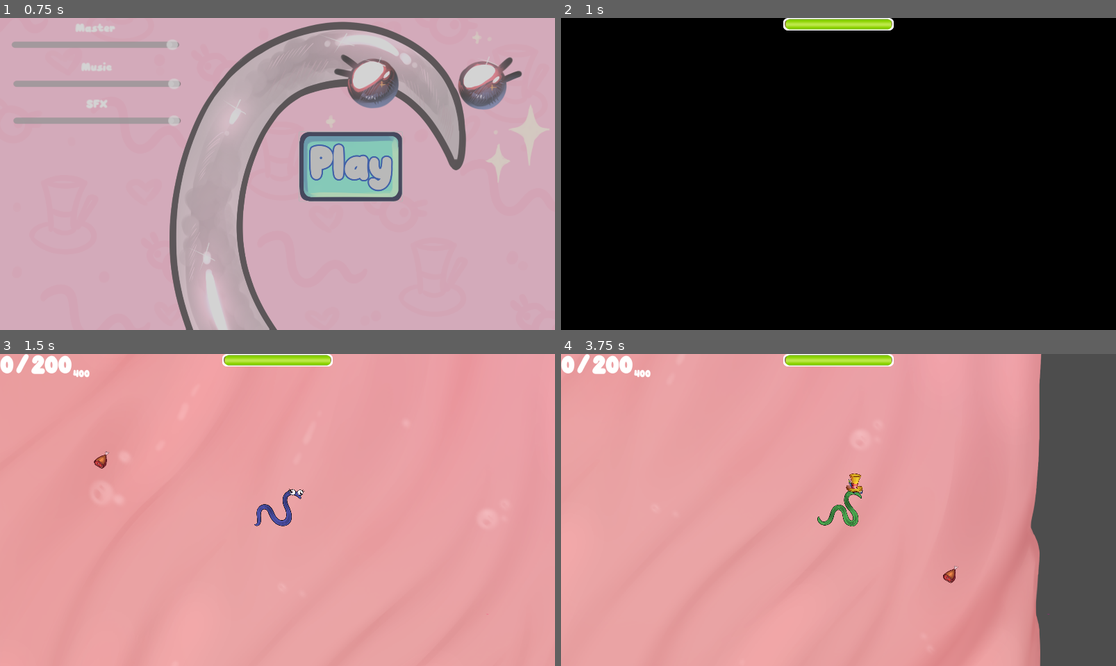
Above: before the commit, frames 1-4 (two rows, left to right).
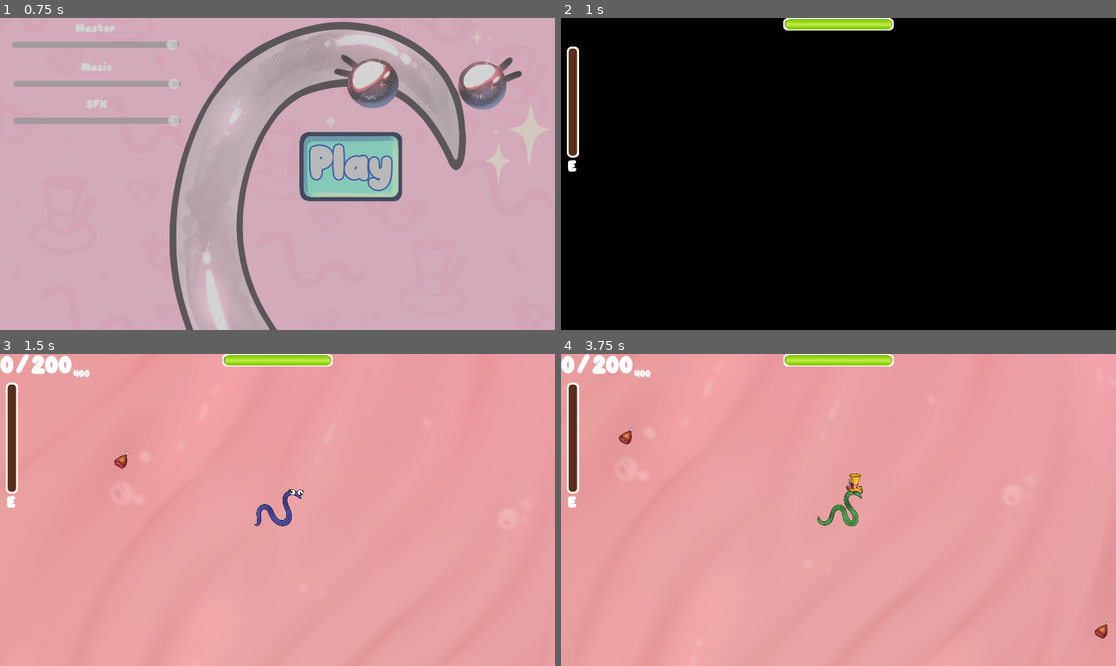
Above: after the commit, the same moments.

Repository: Arsen-PhylJoy/Godot-Wild-Jam-67-AY
Game: Godot game, scene res://levels/game/main_menu.tscn
Same seed, same stepped clock (60 frames per second), same inputs: the game is played once before the commit and once after it.
Inputs:
- Up to frame 1 (0.75 s): click "Play" at 0.5 s
- Up to frame 2 (1 s): no input
- Up to frame 3 (1.5 s): hold D (Move_Right) from 1.28 s (still down); tap Space (change_silliness) at 1.35 s
- Up to frame 4 (3.75 s): tap E (ability_use, bound only after the commit) at 1.55, 2.1, 3.05 s; release D (Move_Right) at 2.03 s; hold S (Move_Down) 2.03-2.78 s; tap Space (change_silliness) at 2.3, 3.6 s; hold D (Move_Right) 2.78-3.53 s; tap Shift (change_color) at 2.85 s; hold W (Move_Up) from 3.53 s (still down)

Frame 1 is identical in both runs. In frame 2, 0.8% of the frame differs, in the area x 1-4%, y 9-50%; in frame 3, 1.0%; in frame 4, 16%, in the area x 1-100%, y 0-100%.

Commit message:
super_ability

Diff:
--- a/levels/game/game_level.gd
+++ b/levels/game/game_level.gd
@@ -16,7 +16,7 @@
 	set(value):
 		next_limit_changed.emit(value)
 		_next_limit = value
-var _index_of_current_limit: int = 0
+var _index_of_current_limit: int = 1
 var food_ps: PackedScene = preload("res://scenes/items/food.tscn")
 
 func _ready() -> void:
@@ -29,9 +29,9 @@
 			food.global_position =  i.global_position
 
 func _update_current_points(_value: int)->void:
-	if(_index_of_current_limit+1 > limits.size() and Score.score >= _current_limit ):
+	if(_index_of_current_limit+2 > limits.size() and Score.score >= _current_limit ):
 		LevelManager.load_level("res://levels/game/main_menu.tscn")
-	elif(_index_of_current_limit+2 > limits.size() and Score.score >= _current_limit ):
+	elif(_index_of_current_limit+3 > limits.size() and Score.score >= _current_limit ):
 		_current_limit = limits[_index_of_current_limit+1]
 		_next_limit = 0
 		_score_ui.set_limits(_current_limit,_next_limit)
--- a/levels/game/game_level.tscn
+++ b/levels/game/game_level.tscn
@@ -30,7 +30,6 @@
 
 [node name="Player" parent="." instance=ExtResource("3_br51k")]
 position = Vector2(-1, -3)
-export_speed = 500.0
 
 [node name="Camera2D" type="Camera2D" parent="Player"]
 
--- a/project.godot
+++ b/project.godot
@@ -62,12 +62,19 @@
 "deadzone": 0.5,
 "events": [Object(InputEventKey,"resource_local_to_scene":false,"resource_name":"","device":-1,"window_id":0,"alt_press …(182 unchanged characters)…
 , Object(InputEventKey,"resource_local_to_scene":false,"resource_name":"","device":-1,"window_id":0,"alt_pressed":false,"shift_pressed":false,"ctrl_pressed":false,"meta_pressed":false,"pressed":false,"keycode":0,"physical_keycode":4194319,"key_label":0,"unicode":0,"echo":false,"script":null)
+, Object(InputEventMouseButton,"resource_local_to_scene":false,"resource_name":"","device":-1,"window_id":0,"alt_pressed":false,"shift_pressed":false,"ctrl_pressed":false,"meta_pressed":false,"button_mask":1,"position":Vector2(264, 24),"global_position":Vector2(268, 65),"factor":1.0,"button_index":1,"canceled":false,"pressed":true,"double_click":false,"script":null)
 ]
 }
 change_silliness={
 "deadzone": 0.5,
 "events": [Object(InputEventKey,"resource_local_to_scene":false,"resource_name":"","device":-1,"window_id":0,"alt_pressed":false,"shift_pressed":false,"ctrl_pressed":false,"meta_pressed":false,"pressed":false,"keycode":0,"physical_keycode":32,"key_label":0,"unicode":32,"echo":false,"script":null)
 , Object(InputEventKey,"resource_local_to_scene":false,"resource_name":"","device":-1,"window_id":0,"alt_pressed":false,"shift_pressed":false,"ctrl_pressed":false,"meta_pressed":false,"pressed":false,"keycode":0,"physical_keycode":4194321,"key_label":0,"unicode":0,"echo":false,"script":null)
+, Object(InputEventMouseButton,"resource_local_to_scene":false,"resource_name":"","device":-1,"window_id":0,"alt_pressed":false,"shift_pressed":false,"ctrl_pressed":false,"meta_pressed":false,"button_mask":2,"position":Vector2(115, 11),"global_position":Vector2(119, 52),"factor":1.0,"button_index":2,"canceled":false,"pressed":true,"double_click":false,"script":null)
+]
+}
+ability_use={
+"deadzone": 0.5,
+"events": [Object(InputEventKey,"resource_local_to_scene":false,"resource_name":"","device":-1,"window_id":0,"alt_pressed":false,"shift_pressed":false,"ctrl_pressed":false,"meta_pressed":false,"pressed":false,"keycode":0,"physical_keycode":69,"key_label":0,"unicode":101,"echo":false,"script":null)
 ]
 }
 
@@ -81,3 +88,4 @@
 
 renderer/rendering_method="gl_compatibility"
 renderer/rendering_method.mobile="gl_compatibility"
+environment/defaults/default_clear_color=Color(0, 0, 0, 1)
--- a/resources/set_of_features.gd
+++ b/resources/set_of_features.gd
@@ -2,21 +2,19 @@
 extends Resource
 
 enum EColor {RED, BLUE, GREEN}
-const PEC1: CompressedTexture2D = preload("res://assets/graphic/sillinesses/silly_1.png")
-const PEC2: CompressedTexture2D = preload("res://assets/graphic/sillinesses/silly_2.png")
-const PEC3: CompressedTexture2D = preload("res://assets/graphic/sillinesses/silly_3.png")
+enum ESilliness {HAT,EYES,MOUSTACHE}
 
 @export var color: EColor:
 	set(value):
 		color = value
 	get:
 		return color
-@export var silliness_texture: CompressedTexture2D:
+@export var silliness: ESilliness:
 	set(value):
-		if(value == PEC1 or value == PEC2 or value == PEC3):
-			silliness_texture = value
+		if(value == ESilliness.HAT or value == ESilliness.EYES or value == ESilliness.MOUSTACHE):
+			silliness = value
 	get:
-		return silliness_texture
+		return silliness
 
 func next_color()->void:
 	if(color == EColor.RED):
@@ -27,15 +25,15 @@
 		color = EColor.RED
 
 func next_silliness()->void:
-	if(silliness_texture == PEC1):
-		silliness_texture = PEC2
-	elif(silliness_texture == PEC2):
-		silliness_texture = PEC3
-	elif(silliness_texture == PEC3):
-		silliness_texture = PEC1
+	if(silliness == ESilliness.HAT):
+		silliness = ESilliness.EYES
+	elif(silliness == ESilliness.EYES):
+		silliness = ESilliness.MOUSTACHE
+	elif(silliness == ESilliness.MOUSTACHE):
+		silliness = ESilliness.HAT
 
 func randomize_peculiarities()->void:
 	var color_array: Array[EColor] = [EColor.RED,EColor.BLUE,EColor.GREEN]
-	var pec_array: Array[CompressedTexture2D] = [PEC1,PEC2,PEC3]
+	var pec_array: Array[ESilliness] = [ESilliness.HAT, ESilliness.EYES, ESilliness.MOUSTACHE]
 	color =  color_array.pick_random()
-	silliness_texture = pec_array.pick_random()
+	silliness = pec_array.pick_random()
--- a/scenes/enemy/enemy.gd
+++ b/scenes/enemy/enemy.gd
@@ -7,7 +7,6 @@
 @export var big_reward: int = 25
 @export var small_reward: int = 10
 @export var _self: CharacterBody2D
-@export var _silliness_sprite: Sprite2D
 @export var _enemy_sprite: Sprite2D
 @export var _silliness_sprite_hat: Sprite2D
 @export var _silliness_sprite_eyes: Sprite2D
@@ -35,15 +34,15 @@
 		_enemy_sprite.modulate = Color.BLUE
 	elif(peculiarities.color == peculiarities.EColor.GREEN):
 		_enemy_sprite.modulate = Color.GREEN
-	if(peculiarities.silliness_texture == peculiarities.PEC1):
+	if(peculiarities.silliness == peculiarities.ESilliness.HAT):
 		_silliness_sprite_hat.visible = true
 		_silliness_sprite_eyes.visible = false
 		_silliness_sprite_moustache.visible = false
-	if(peculiarities.silliness_texture == peculiarities.PEC2):
+	if(peculiarities.silliness == peculiarities.ESilliness.EYES):
 		_silliness_sprite_hat.visible = false
 		_silliness_sprite_eyes.visible = true
 		_silliness_sprite_moustache.visible = false
-	if(peculiarities.silliness_texture == peculiarities.PEC3):
+	if(peculiarities.silliness == peculiarities.ESilliness.MOUSTACHE):
 		_silliness_sprite_hat.visible = false
 		_silliness_sprite_eyes.visible = false
 		_silliness_sprite_moustache.visible = true
@@ -60,11 +59,16 @@
 	move_and_slide()
 	if(collide_data != null and collide_data.get_collider() is Player):
 		var player_peculiarities: RPeculiarities = (collide_data.get_collider() as Player).peculiarities
-		if(peculiarities.color == player_peculiarities.color and peculiarities.silliness_texture == player_peculiarities.silliness_texture):
+		if((collide_data.get_collider() as Player)._is_invulnerable):
 			rewarded.emit(big_reward * _damage_multiplier)
 			destroy_self()
-		elif(peculiarities.color == player_peculiarities.color or peculiarities.silliness_texture == player_peculiarities.silliness_texture):
+		elif(peculiarities.color == player_peculiarities.color and peculiarities.silliness == player_peculiarities.silliness):
+			(collide_data.get_collider() as Player).ability_charge+=15
+			rewarded.emit(big_reward * _damage_multiplier)
+			destroy_self()
+		elif(peculiarities.color == player_peculiarities.color or peculiarities.silliness == player_peculiarities.silliness):
 			(collide_data.get_collider() as Player).execute_slow_penalty()
+			(collide_data.get_collider() as Player).ability_charge+=5
 			rewarded.emit(small_reward * _damage_multiplier)
 			destroy_self()
 		else:
@@ -73,7 +77,4 @@
 			destroy_self()
 
 func destroy_self()->void:
-	(self as CharacterBody2D).process_mode = Node.PROCESS_MODE_DISABLED
-#	_destruction_animation.play("destruction")
-#	await _destruction_animation.animation_finished
 	queue_free()
--- a/scenes/enemy/medicines/medicine_1.tscn
+++ b/scenes/enemy/medicines/medicine_1.tscn
@@ -11,12 +11,11 @@
 radius = 31.95
 height = 94.1
 
-[node name="Enemy" type="CharacterBody2D" node_paths=PackedStringArray("_self", "_silliness_sprite", "_enemy_sprite", "_silliness_sprite_hat", "_silliness_sprite_eyes", "_silliness_sprite_moustache")]
+[node name="Enemy" type="CharacterBody2D" node_paths=PackedStringArray("_self", "_enemy_sprite", "_silliness_sprite_hat", "_silliness_sprite_eyes", "_silliness_sprite_moustache")]
 collision_layer = 2
 collision_mask = 3
 script = ExtResource("1_f0ca6")
 _self = NodePath(".")
-_silliness_sprite = NodePath("")
 _enemy_sprite = NodePath("EnemySprite2D")
 _silliness_sprite_hat = NodePath("SillyHat")
 _silliness_sprite_eyes = NodePath("SillyEyes")
--- a/scenes/enemy/medicines/medicine_2.tscn
+++ b/scenes/enemy/medicines/medicine_2.tscn
@@ -10,13 +10,12 @@
 [sub_resource type="CircleShape2D" id="CircleShape2D_uaxvf"]
 radius = 44.0
 
-[node name="Enemy" type="CharacterBody2D" node_paths=PackedStringArray("_self", "_silliness_sprite", "_enemy_sprite", "_silliness_sprite_hat", "_silliness_sprite_eyes", "_silliness_sprite_moustache")]
+[node name="Enemy" type="CharacterBody2D" node_paths=PackedStringArray("_self", "_enemy_sprite", "_silliness_sprite_hat", "_silliness_sprite_eyes", "_silliness_sprite_moustache")]
 collision_layer = 2
 collision_mask = 3
 script = ExtResource("1_ep4on")
 export_speed = 75.0
 _self = NodePath(".")
-_silliness_sprite = NodePath("Silliness")
 _enemy_sprite = NodePath("EnemySprite2D")
 _silliness_sprite_hat = NodePath("SillyHat")
 _silliness_sprite_eyes = NodePath("SillyEyes")
--- a/scenes/enemy/medicines/medicine_3.tscn
+++ b/scenes/enemy/medicines/medicine_3.tscn
@@ -11,13 +11,12 @@
 radius = 19.0
 height = 95.0
 
-[node name="Enemy" type="CharacterBody2D" node_paths=PackedStringArray("_self", "_silliness_sprite", "_enemy_sprite", "_silliness_sprite_hat", "_silliness_sprite_eyes", "_silliness_sprite_moustache")]
+[node name="Enemy" type="CharacterBody2D" node_paths=PackedStringArray("_self", "_enemy_sprite", "_silliness_sprite_hat", "_silliness_sprite_eyes", "_silliness_sprite_moustache")]
 collision_layer = 2
 collision_mask = 3
 script = ExtResource("1_end08")
 export_speed = 125.0
 _self = NodePath(".")
-_silliness_sprite = NodePath("Silliness")
 _enemy_sprite = NodePath("EnemySprite2D")
 _silliness_sprite_hat = NodePath("SillyHat")
 _silliness_sprite_eyes = NodePath("SillyEyes")
--- a/scenes/enemy/medicines/medicine_4.tscn
+++ b/scenes/enemy/medicines/medicine_4.tscn
@@ -11,13 +11,12 @@
 radius = 19.0
 height = 95.0
 
-[node name="Enemy" type="CharacterBody2D" node_paths=PackedStringArray("_self", "_silliness_sprite", "_enemy_sprite", "_silliness_sprite_hat", "_silliness_sprite_eyes", "_silliness_sprite_moustache")]
+[node name="Enemy" type="CharacterBody2D" node_paths=PackedStringArray("_self", "_enemy_sprite", "_silliness_sprite_hat", "_silliness_sprite_eyes", "_silliness_sprite_moustache")]
 collision_layer = 2
 collision_mask = 3
 script = ExtResource("1_r1m0a")
 export_speed = 125.0
 _self = NodePath(".")
-_silliness_sprite = NodePath("Silliness")
 _enemy_sprite = NodePath("EnemySprite2D")
 _silliness_sprite_hat = NodePath("SillyHat")
 _silliness_sprite_eyes = NodePath("SillyEyes")
--- a/scenes/player/player.gd
+++ b/scenes/player/player.gd
@@ -2,7 +2,7 @@
 extends CharacterBody2D
 
 signal health_changed(max_health: float,current_health:float)
-
+signal ability_changed(max_ability: float,current_ability:float)
 
 @export var export_speed: float = 150.0
 @export var export_health: float = 100.0
@@ -12,25 +12,39 @@
 @onready var _silliness_sprite_moustache: Sprite2D = %SillyMoustache
 @onready var _player_sprite: Sprite2D = %PlayerSprite
 @onready var _anim_player: AnimationPlayer = %AnimationPlayer
+@onready var _anim_player_ability: AnimationPlayer = %AbilityAnimationPlayer
 @onready var _speed: float = export_speed
 @onready var _health: float = export_health:
 	set(value):
+		if( value <= _health and _is_invulnerable ):
+			return
 		_health = value
 		health_changed.emit(export_health,_health)
 		if(value <= 0):
 			Score.score = 0
 			Utility.show_retry_button()
 			queue_free()
+@onready var ability_charge: float = 0:
+	set(value):
+		if(value>=100):
+			_anim_player_ability.play("ready")
+			ability_charge = 100
+		if(value<0 or _is_invulnerable):
+			return
+		ability_charge = value
+		ability_changed.emit(100,value)
+
 var _has_slow_penalty: bool = false
 var peculiarities: RPeculiarities = RPeculiarities.new()
-
+var _is_invulnerable: bool = false
 
 func _ready() -> void:
 	_health = export_health
+	ability_charge = 0.0
 	($PlayerUI as CanvasLayer).show()
 	peculiarities.color = peculiarities.EColor.BLUE
 	_player_sprite.modulate = Color(0.459, 0.482, 1)
-	peculiarities.silliness_texture = peculiarities.PEC1
+	peculiarities.silliness = peculiarities.ESilliness.HAT
 	_silliness_sprite_hat.visible = true
 
 func _process(_delta: float) -> void:
@@ -43,19 +57,23 @@
 		elif(peculiarities.color == peculiarities.EColor.GREEN):
 			_player_sprite.modulate = Color(0.459, 1, 0.482)
 	if Input.is_action_just_pressed("change_silliness"):
-		peculiarities.next_silliness()
-		if(peculiarities.silliness_texture == peculiarities.PEC1):
-			_silliness_sprite_hat.visible = true
-			_silliness_sprite_eyes.visible = false
-			_silliness_sprite_moustache.visible = false
-		if(peculiarities.silliness_texture == peculiarities.PEC2):
-			_silliness_sprite_hat.visible = false
-			_silliness_sprite_eyes.visible = true
-			_silliness_sprite_moustache.visible = false
-		if(peculiarities.silliness_texture == peculiarities.PEC3):
-			_silliness_sprite_hat.visible = false
-			_silliness_sprite_eyes.visible = false
-			_silliness_sprite_moustache.visible = true
+		if(!_is_invulnerable):
+			peculiarities.next_silliness()
+			if(peculiarities.silliness == peculiarities.ESilliness.HAT):
+				_silliness_sprite_hat.visible = true
+				_silliness_sprite_eyes.visible = false
+				_silliness_sprite_moustache.visible = false
+			if(peculiarities.silliness == peculiarities.ESilliness.EYES):
+				_silliness_sprite_hat.visible = false
+				_silliness_sprite_eyes.visible = true
+				_silliness_sprite_moustache.visible = false
+			if(peculiarities.silliness == peculiarities.ESilliness.MOUSTACHE):
+				_silliness_sprite_hat.visible = false
+				_silliness_sprite_eyes.visible = false
+				_silliness_sprite_moustache.visible = true
+	if Input.is_action_just_pressed("ability_use"):
+		if(ability_charge >= 100):
+			use_ability()
 
 func _physics_process(delta: float) -> void:
 	velocity = Vector2.ZERO
@@ -80,3 +98,34 @@
 	await get_tree().create_timer(2.0).timeout
 	_has_slow_penalty = false
 	_speed = export_speed
+
+func use_ability()->void:
+	_anim_player_ability.play("fading_out")
+	ability_charge = 0
+	_is_invulnerable = true
+	_silliness_sprite_hat.visible = true
+	_silliness_sprite_eyes.visible = true
+	_silliness_sprite_moustache.visible = true
+	_player_sprite.modulate = Color.GOLD
+	_speed*=3
+	await get_tree().create_timer(3.0).timeout
+	_speed = export_speed
+	_is_invulnerable = false
+	if(peculiarities.silliness == peculiarities.ESilliness.HAT):
+		_silliness_sprite_hat.visible = true
+		_silliness_sprite_eyes.visible = false
+		_silliness_sprite_moustache.visible = false
+	if(peculiarities.silliness == peculiarities.ESilliness.EYES):
+		_silliness_sprite_hat.visible = false
+		_silliness_sprite_eyes.visible = true
+		_silliness_sprite_moustache.visible = false
+	if(peculiarities.silliness == peculiarities.ESilliness.MOUSTACHE):
+		_silliness_sprite_hat.visible = false
+		_silliness_sprite_eyes.visible = false
+		_silliness_sprite_moustache.visible = true
+	if(peculiarities.color == peculiarities.EColor.RED):
+		_player_sprite.modulate = Color(1, 0.482, 0.459)
+	elif(peculiarities.color == peculiarities.EColor.BLUE):
+		_player_sprite.modulate = Color(0.459, 0.482, 1)
+	elif(peculiarities.color == peculiarities.EColor.GREEN):
+		_player_sprite.modulate = Color(0.459, 1, 0.482)
--- a/scenes/player/player.tscn
+++ b/scenes/player/player.tscn
@@ -9,6 +9,7 @@
 [ext_resource type="Texture2D" uid="uid://fi7q1rsaa263" path="res://assets/graphic/sillinesses/silly_2.png" id="5_fhq6t"]
 [ext_resource type="Texture2D" uid="uid://b7vari54l8do0" path="res://assets/graphic/not_release_assets/ui/load.png" id="5_wfk6j"]
 [ext_resource type="Texture2D" uid="uid://don8hjugbqdbs" path="res://assets/graphic/sillinesses/silly_3.png" id="6_fh2up"]
+[ext_resource type="Theme" uid="uid://y2a6okj5k8kv" path="res://resources/ui.tres" id="10_q4wt6"]
 
 [sub_resource type="Animation" id="Animation_sc5k5"]
 length = 0.001
@@ -342,6 +343,60 @@
 "movement_right": SubResource("Animation_m050r")
 }
 
+[sub_resource type="Animation" id="Animation_n3tky"]
+resource_name = "fading_out"
+length = 3.0
+tracks/0/type = "value"
+tracks/0/imported = false
+tracks/0/enabled = true
+tracks/0/path = NodePath("PlayerUI/Ability:value")
+tracks/0/interp = 1
+tracks/0/loop_wrap = true
+tracks/0/keys = {
+"times": PackedFloat32Array(0, 2.99),
+"transitions": PackedFloat32Array(1, 1),
+"update": 0,
+"values": [100.0, 0.0]
+}
+
+[sub_resource type="Animation" id="Animation_uli3s"]
+resource_name = "ready"
+loop_mode = 2
+tracks/0/type = "value"
+tracks/0/imported = false
+tracks/0/enabled = true
+tracks/0/path = NodePath("PlayerUI/Ability/Label:position")
+tracks/0/interp = 1
+tracks/0/loop_wrap = true
+tracks/0/keys = {
+"times": PackedFloat32Array(0, 0.102632, 0.200598, 0.298565, 0.401196, 0.508493, 0.606459, 0.699761, 0.802392, 0.900359, 1),
+"transitions": PackedFloat32Array(1, 1, 1, 1, 1, 1, 1, 1, 1, 1, 1),
+"update": 0,
+"values": [Vector2(-8, 2), Vector2(-6, -2), Vector2(-26, 22), Vector2(-7, 22), Vector2(-22, 1), Vector2(-4, 5), Vector2(-7.15256e-07, 22), Vector2(-27, -3), Vector2(-13, 10), Vector2(-7, 8), Vector2(-14, 6)]
+}
+
+[sub_resource type="Animation" id="Animation_7r54q"]
+length = 0.001
+tracks/0/type = "value"
+tracks/0/imported = false
+tracks/0/enabled = true
+tracks/0/path = NodePath("PlayerUI/Ability/Label:position")
+tracks/0/interp = 1
+tracks/0/loop_wrap = true
+tracks/0/keys = {
+"times": PackedFloat32Array(0),
+"transitions": PackedFloat32Array(1),
+"update": 0,
+"values": [Vector2(-4, -5)]
+}
+
+[sub_resource type="AnimationLibrary" id="AnimationLibrary_4w1e8"]
+_data = {
+"RESET": SubResource("Animation_7r54q"),
+"fading_out": SubResource("Animation_n3tky"),
+"ready": SubResource("Animation_uli3s")
+}
+
 [node name="Player" type="CharacterBody2D"]
 scale = Vector2(4, 4)
 collision_mask = 7
@@ -357,7 +412,6 @@
 
 [node name="PlayerSprite" type="Sprite2D" parent="."]
 unique_name_in_owner = true
-modulate = Color(0.458824, 0.482353, 1, 1)
 scale = Vector2(0.1, 0.1)
 texture = ExtResource("2_0qmq7")
 hframes = 3
@@ -408,8 +462,43 @@
 texture_progress = ExtResource("5_wfk6j")
 texture_progress_offset = Vector2(8.515, 3.655)
 
+[node name="Ability" type="TextureProgressBar" parent="PlayerUI"]
+unique_name_in_owner = true
+anchors_preset = 5
+anchor_left = 0.5
+anchor_right = 0.5
+offset_left = -940.0
+offset_top = 483.0
+offset_right = -556.0
+offset_bottom = 526.0
+grow_horizontal = 2
+rotation = -1.5708
+value = 100.0
+texture_under = ExtResource("4_ssveq")
+texture_progress = ExtResource("5_wfk6j")
+texture_progress_offset = Vector2(8.515, 3.655)
+
+[node name="Label" type="Label" parent="PlayerUI/Ability"]
+layout_mode = 1
+offset_left = -4.0
+offset_top = -5.0
+offset_right = 26.0
+offset_bottom = 56.0
+rotation = 1.5708
+pivot_offset = Vector2(-4.51, 3.595)
+size_flags_horizontal = 4
+theme = ExtResource("10_q4wt6")
+theme_override_font_sizes/font_size = 60
+text = "E"
+
 [node name="AnimationPlayer" type="AnimationPlayer" parent="."]
 unique_name_in_owner = true
 libraries = {
 "": SubResource("AnimationLibrary_is25y")
 }
+
+[node name="AbilityAnimationPlayer" type="AnimationPlayer" parent="."]
+unique_name_in_owner = true
+libraries = {
+"": SubResource("AnimationLibrary_4w1e8")
+}
--- a/scenes/player/player_ui.gd
+++ b/scenes/player/player_ui.gd
@@ -2,10 +2,16 @@
 
 @onready var _player: Player = $".."
 @onready var _health_bar: TextureProgressBar = %Health
+@onready var _ability_bar: TextureProgressBar = %Ability
 
 func _ready() -> void:
 	if _player.health_changed.connect(_update_health_bar): printerr("Fail: ",get_stack())
+	if _player.ability_changed.connect(_update_ability_bar): printerr("Fail: ",get_stack())
 
 func _update_health_bar(max_health: float,current_health:float)->void:
 	_health_bar.max_value = max_health
 	_health_bar.value = current_health
+
+func _update_ability_bar(max_ability: float,current_ability:float)->void:
+	_ability_bar.max_value = max_ability
+	_ability_bar.value = current_ability
--- /dev/null
+++ b/scenes/ui/learning_window.gd
@@ -0,0 +1,11 @@
+extends CanvasLayer
+
+
+# Called when the node enters the scene tree for the first time.
+func _ready() -> void:
+	pass # Replace with function body.
+
+
+# Called every frame. 'delta' is the elapsed time since the previous frame.
+func _process(delta: float) -> void:
+	pass
--- /dev/null
+++ b/scenes/ui/learning_window.tscn
@@ -0,0 +1,6 @@
+[gd_scene load_steps=2 format=3 uid="uid://b8qslgs61dx58"]
+
+[ext_resource type="Script" path="res://scenes/ui/learning_window.gd" id="1_huq4s"]
+
+[node name="LearningWindow" type="CanvasLayer"]
+script = ExtResource("1_huq4s")
Not shown: 1 places in scenes/player/player.tscn that only renumber resources
